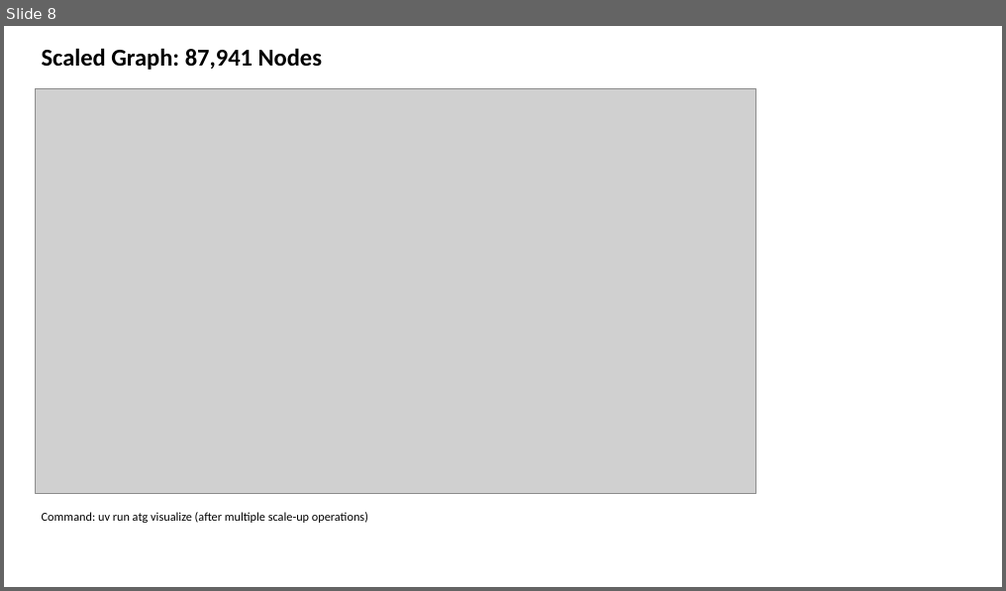
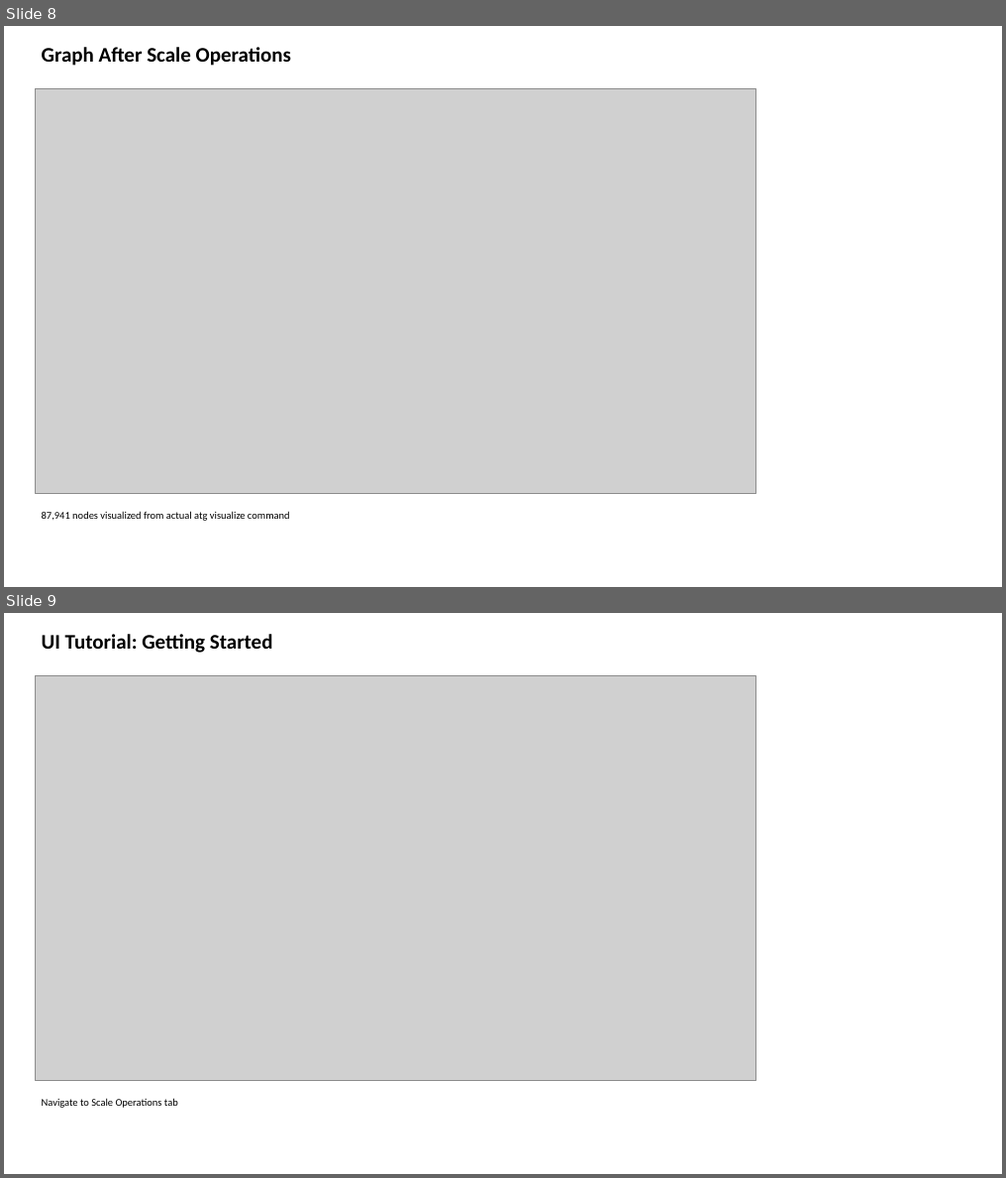
Before and after one commit to rysweet/azure-tenant-grapher, a slide deck: Scale_Operations_Implementation.pptx. Shown one above the other, each under a label of ours: slide 8 before the commit, slides 8 and 9 after it. The pictures are 1006x591 and 1006x1178 pixels, drawn with LibreOffice and Linux fonts; fonts in the diff are those of the drawing; grey boxes stand for pictures. Boxes give left, top, right and bottom in pixels: in the first picture for what was removed or moved away, otherwise in the second. Text is boxed around its words. In the diff, an @@ line names an element or a change of style, - is before the commit and + after.

```diff
--- a/Scale_Operations_Implementation.pptx
+++ b/Scale_Operations_Implementation.pptx
@@ slide 9 added at <box>4,613,1002,1174</box>, background #FFFFFF @@
@@ text added at <box>42,634,273,653</box>, 24 pt, text #000000, bold @@
+UI Tutorial: Getting Started
@@ picture added at <box>36,675,756,1080</box> @@
@@ text added at <box>42,1098,178,1108</box>, 12 pt, text #000000 @@
+Navigate to Scale Operations tab
@@ slide 8 changed as well @@
@@ text at <box>42,47,291,66</box>: text changed; size 28 to 24 pt @@
-Scaled Graph: 87,941 Nodes
+Graph After Scale Operations
@@ text at <box>42,511,290,521</box>: text changed; size 14 to 12 pt @@
-Command: uv run atg visualize (after multiple scale-up operations)
+87,941 nodes visualized from actual atg visualize command
```
Also in this commit, not shown: 9 other slides changed, 9 other slides added.
